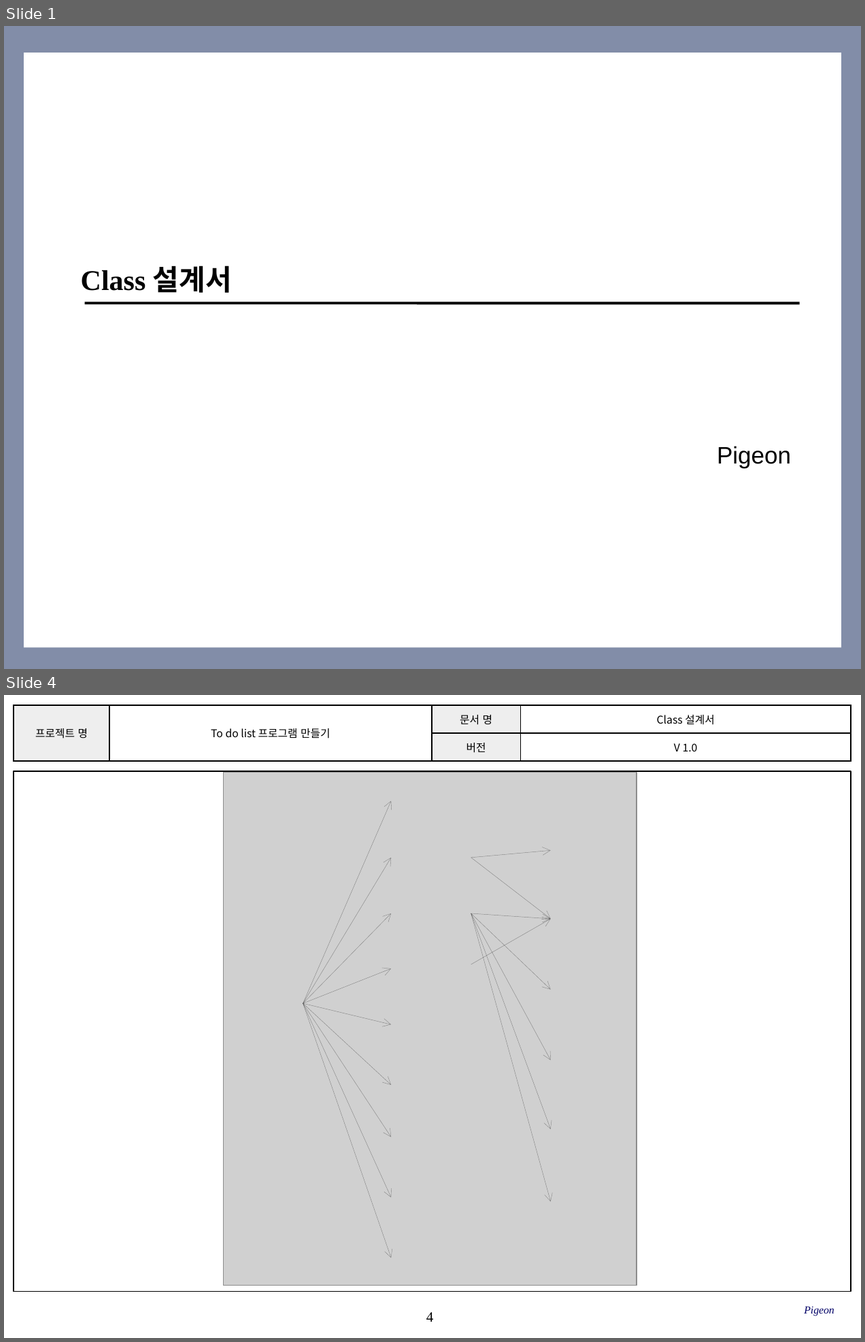
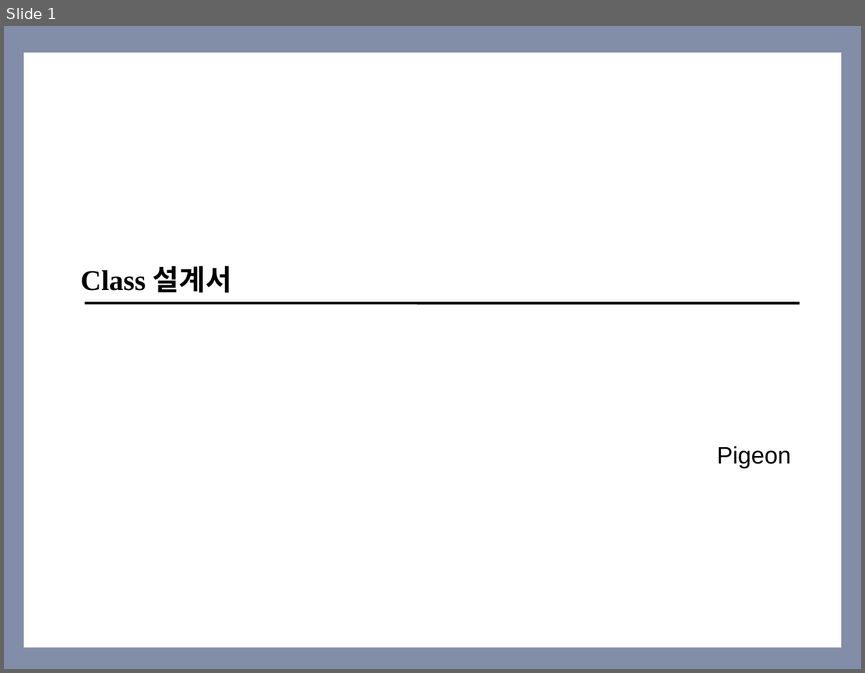
Before and after one commit to SE-admin/9, a slide deck: doc/3_ 설계서/Class Design_9_pigeon.pptx. Shown one above the other, each under a label of ours: slides 1 and 4 before the commit, slide 1 after it; the slides between them are not shown. The pictures are 865x1342 and 865x673 pixels, drawn with LibreOffice and Linux fonts; fonts in the diff are those of the drawing; grey boxes stand for pictures; background and template pictures are left out. Boxes give left, top, right and bottom in pixels: in the first picture for what was removed or moved away, otherwise in the second. Text is boxed around its words. In the diff, an @@ line names an element or a change of style, - is before the commit and + after.

Commit message:
# 서류 # Class Design_9_pigeon.pptx # 4p # 요구사항 변경으로 인한 설계서 변경 # 전반적인 형태 수정

```diff
--- a/doc/3_ 설계서/Class Design_9_pigeon.pptx
+++ b/doc/3_ 설계서/Class Design_9_pigeon.pptx
@@ slide 4 removed at box(4, 695, 861, 1338), background #FFFFFF @@
@@ table removed at box(14, 705, 851, 761), 2 rows, 4 columns @@
-프로젝트 명 | To do list 프로그램 만들기 | 문서 명 | Class 설계서
- |  | 버전 | V 1.0
@@ rectangle removed at box(14, 771, 851, 1291) @@
@@ picture removed at box(224, 772, 636, 1285) @@
@@ arrow removed from (303, 1004) to (392, 800) @@
@@ arrow removed from (303, 1004) to (392, 858) @@
@@ arrow removed from (471, 858) to (551, 919) @@
@@ arrow removed from (471, 858) to (551, 850) @@
@@ arrow removed from (303, 1004) to (392, 913) @@
@@ arrow removed from (471, 913) to (551, 919) @@
@@ arrow removed from (471, 913) to (551, 989) @@
@@ arrow removed from (471, 913) to (551, 1060) @@
@@ arrow removed from (471, 913) to (551, 1129) @@
@@ arrow removed from (471, 913) to (551, 1202) @@
@@ arrow removed from (471, 964) to (551, 919) @@
@@ arrow removed from (303, 1004) to (392, 968) @@
@@ arrow removed from (303, 1004) to (392, 1024) @@
@@ arrow removed from (303, 1004) to (392, 1085) @@
@@ arrow removed from (303, 1004) to (392, 1137) @@
@@ arrow removed from (303, 1004) to (392, 1197) @@
@@ arrow removed from (303, 1004) to (392, 1258) @@
@@ text removed at box(804, 1306, 834, 1315) @@
-Pigeon
@@ page number removed at box(426, 1312, 433, 1321) @@
-4
```
Also in this commit, not shown: 3 slides changed, 2 slides added, 1 other slide removed.
